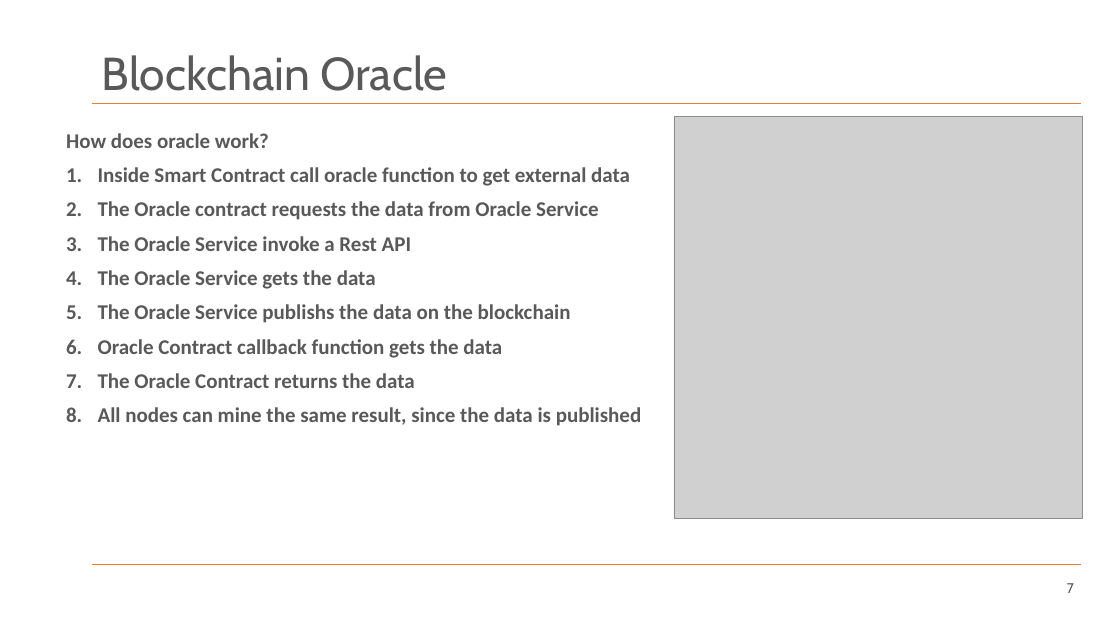
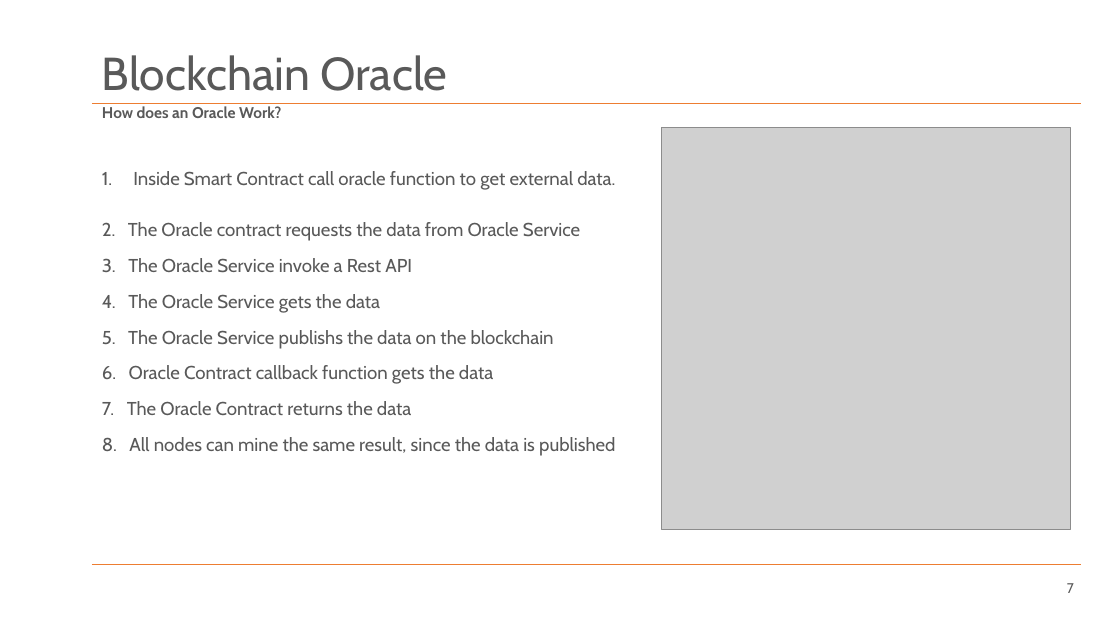
Before and after one commit to SachiHarshitha/HDa_TeamProject_SS21, a slide deck: slide 7 of 00_Documentation/M03_TeamProject_Haid_UWB-Presentation.pptx. Drawn at 1120x630 pixels with LibreOffice and Linux fonts; fonts in the diff are those of the drawing; grey boxes stand for pictures; background and template pictures are left out. Boxes give left, top, right and bottom in pixels: in the first picture for what was removed or moved away, otherwise in the second. Text is boxed around its words. In the diff, an @@ line names an element or a change of style, - is before the commit and + after.

```diff
--- a/00_Documentation/M03_TeamProject_Haid_UWB-Presentation.pptx
+++ b/00_Documentation/M03_TeamProject_Haid_UWB-Presentation.pptx
@@ subtitle added at [102, 106, 281, 118], 13.3 pt, text #595959, bold @@
+How does an Oracle Work?
@@ picture: place and size @@
-picture at [674, 117, 1082, 519]
+picture at [662, 128, 1070, 530]
@@ text at [133, 171, 615, 190]: text changed; size 18 to 16 pt; font Calibri to Cabin; bold off @@
-How does oracle work?
-1. Inside Smart Contract call oracle function to get external data
-2. The Oracle contract requests the data from Oracle Service
-3. The Oracle Service invoke a Rest API
-4. The Oracle Service gets the data
-5. The Oracle Service publishs the data on the blockchain
-6. Oracle Contract callback function gets the data
-7. The Oracle Contract returns the data
-8. All nodes can mine the same result, since the data is published
+1. Inside Smart Contract call oracle function to get external data.
@@ text added at [102, 222, 580, 241], 16 pt, text #595959 @@
+2. The Oracle contract requests the data from Oracle Service
@@ text added at [102, 258, 412, 273], 16 pt, text #595959 @@
+3. The Oracle Service invoke a Rest API
@@ text added at [102, 294, 380, 313], 16 pt, text #595959 @@
+4. The Oracle Service gets the data
@@ text added at [102, 330, 554, 349], 16 pt, text #595959 @@
+5. The Oracle Service publishs the data on the blockchain
@@ text added at [102, 365, 493, 384], 16 pt, text #595959 @@
+6. Oracle Contract callback function gets the data
@@ text added at [102, 401, 411, 415], 16 pt, text #595959 @@
+7. The Oracle Contract returns the data
@@ text added at [102, 437, 615, 456], 16 pt, text #595959 @@
+8. All nodes can mine the same result, since the data is published
```
Also in this commit, not shown: 9 other slides changed, 3 slides added, 2 slides removed, 11 other files.
